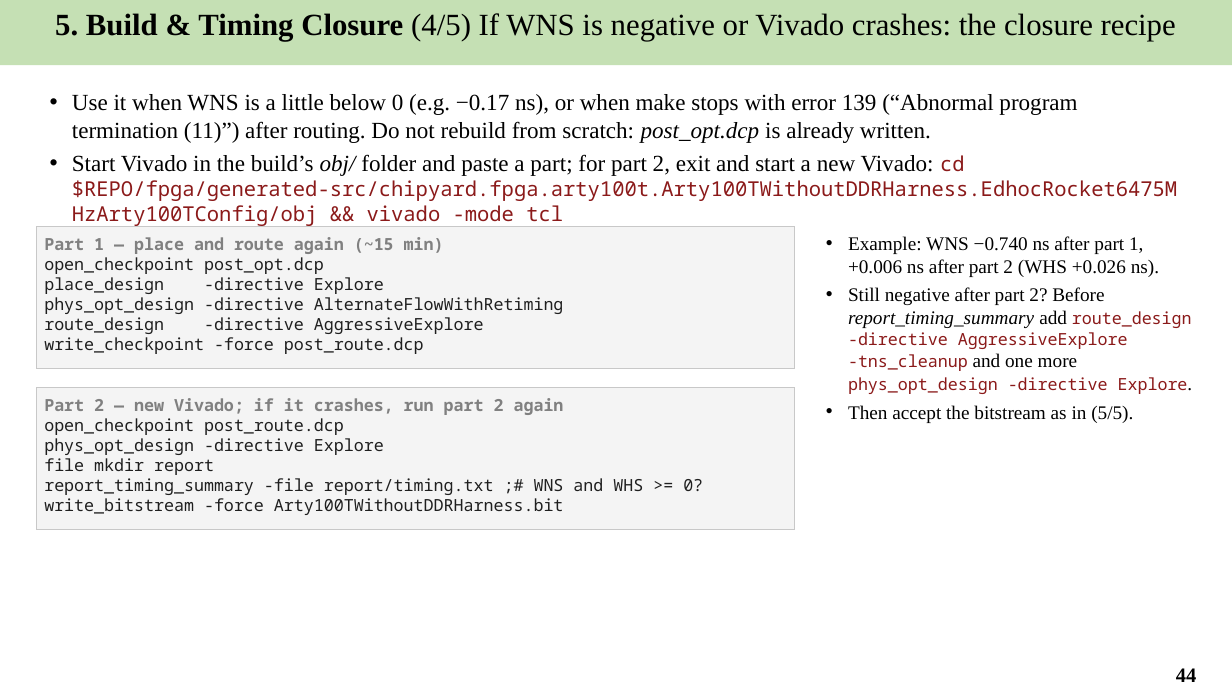
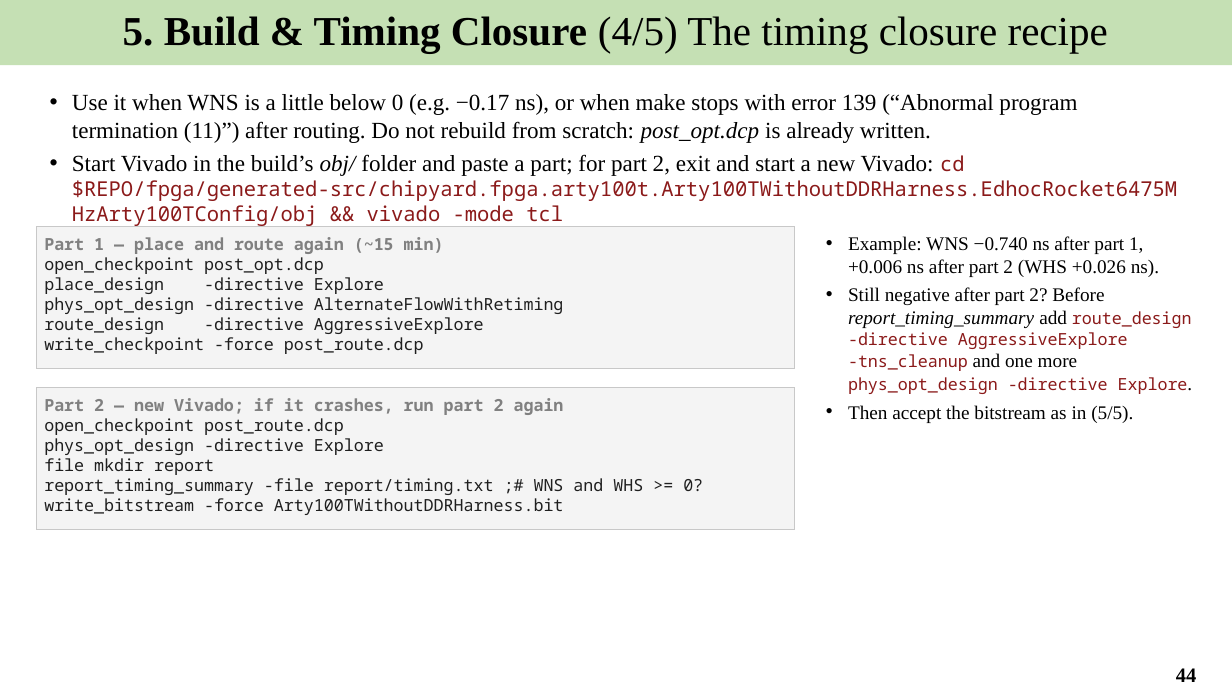
Before and after one commit to Khaiduy/chipyard-edhoc, a slide deck: slide 44 of fpga/sw/export/docs/slides/01_EDHOC_SoC_on_Arty_A7-100T.pptx. Drawn at 1232x693 pixels with LibreOffice and Linux fonts; fonts in the diff are those of the drawing. Boxes give left, top, right and bottom in pixels: in the first picture for what was removed or moved away, otherwise in the second. Text is boxed around its words. In the diff, an @@ line names an element or a change of style, - is before the commit and + after.

```diff
--- a/fpga/sw/export/docs/slides/01_EDHOC_SoC_on_Arty_A7-100T.pptx
+++ b/fpga/sw/export/docs/slides/01_EDHOC_SoC_on_Arty_A7-100T.pptx
@@ text in rectangle at [123,16,1108,53]: text changed; size 24 to 32 pt @@
-5. Build & Timing Closure (4/5) If WNS is negative or Vivado crashes: the closure recipe
+5. Build & Timing Closure (4/5) The timing closure recipe
```
Also in this commit, not shown: 3 other slides changed, 8 other files.
